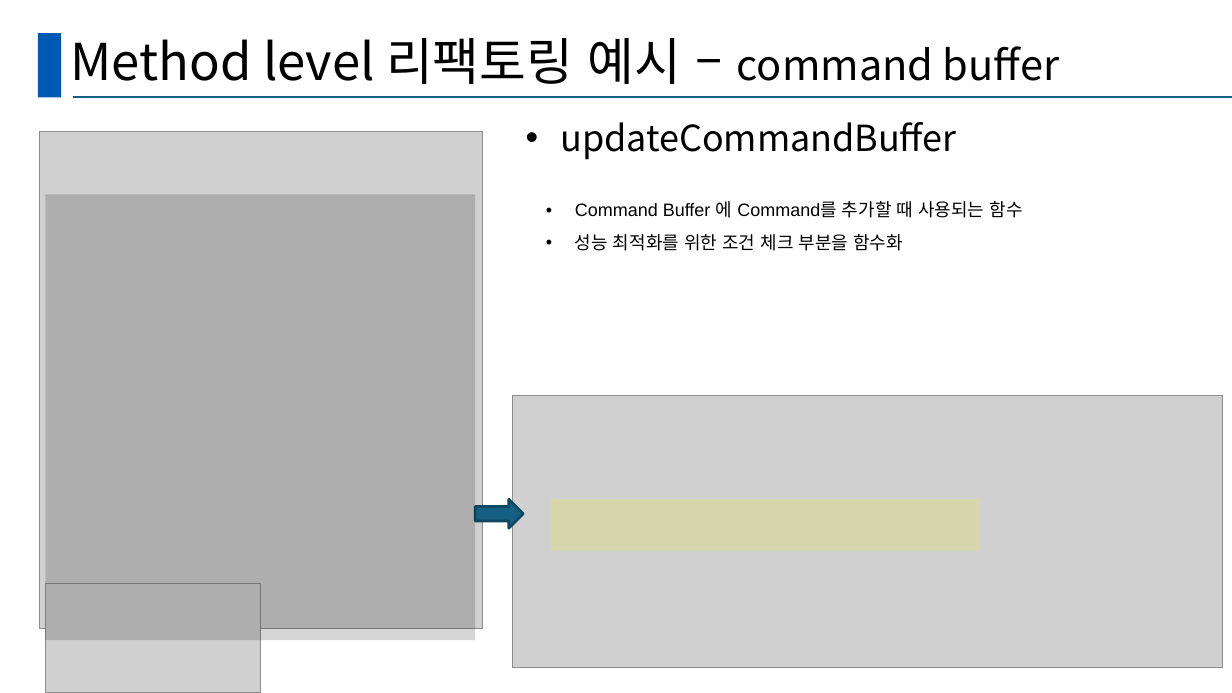
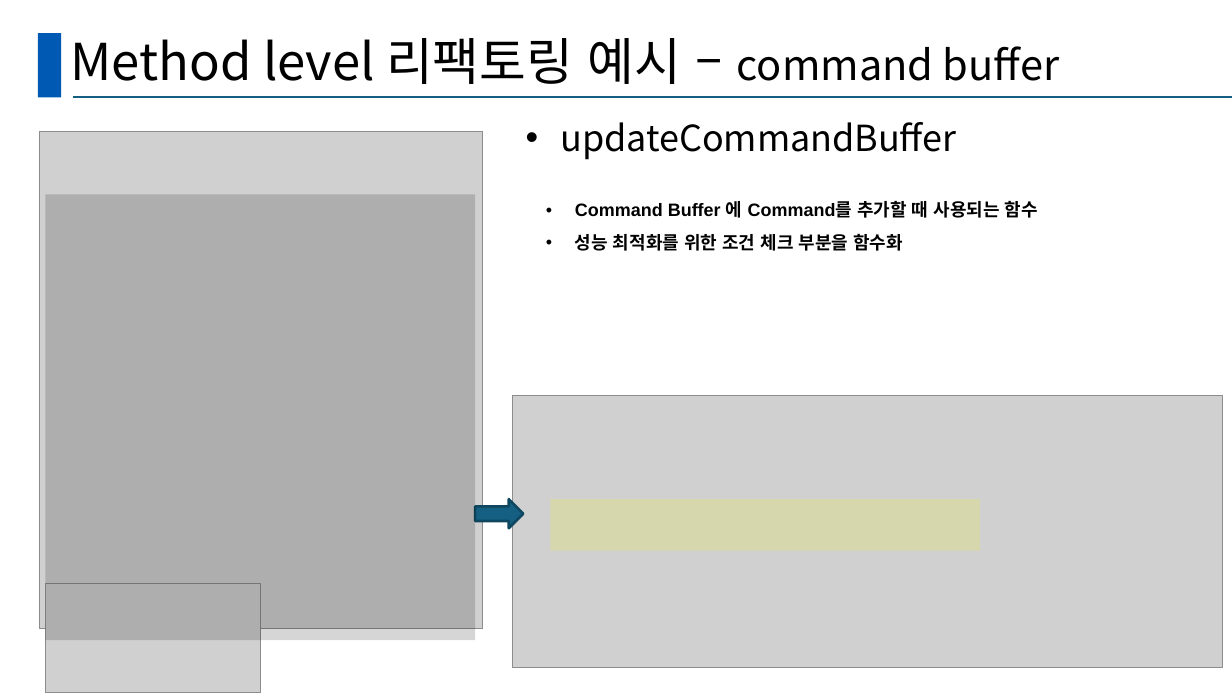
Before and after one commit to mhkim90/ssdproject-1234, a slide deck: slide 9 of 발표양식.pptx. Drawn at 1232x693 pixels with LibreOffice and Linux fonts; fonts in the diff are those of the drawing; grey boxes stand for pictures. Boxes give left, top, right and bottom in pixels: in the first picture for what was removed or moved away, otherwise in the second. Text is boxed around its words. In the diff, an @@ line names an element or a change of style, - is before the commit and + after.

```diff
--- a/발표양식.pptx
+++ b/발표양식.pptx
@@ text "Command Buffer 에 Command를 추가할 ..." at bbox=[575, 201, 1038, 251]: bold on @@
```
Also in this commit, not shown: 5 other slides changed.
